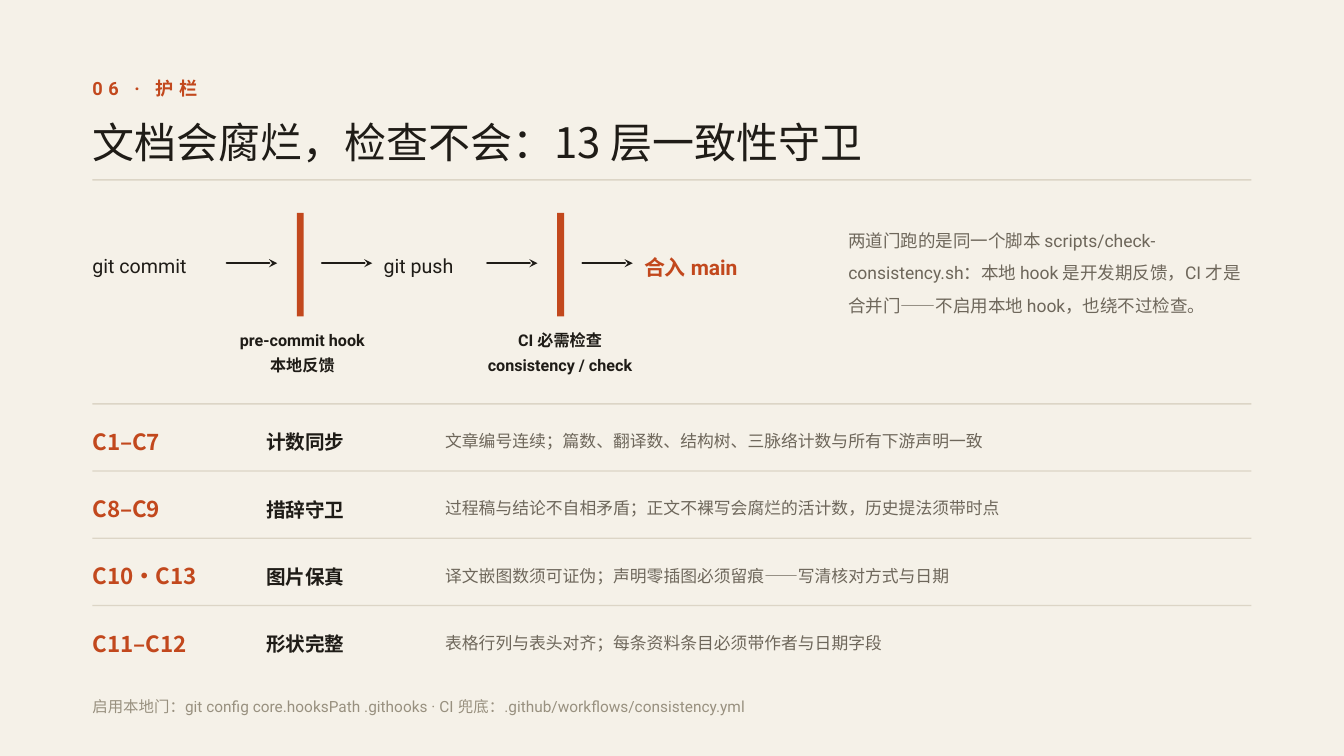
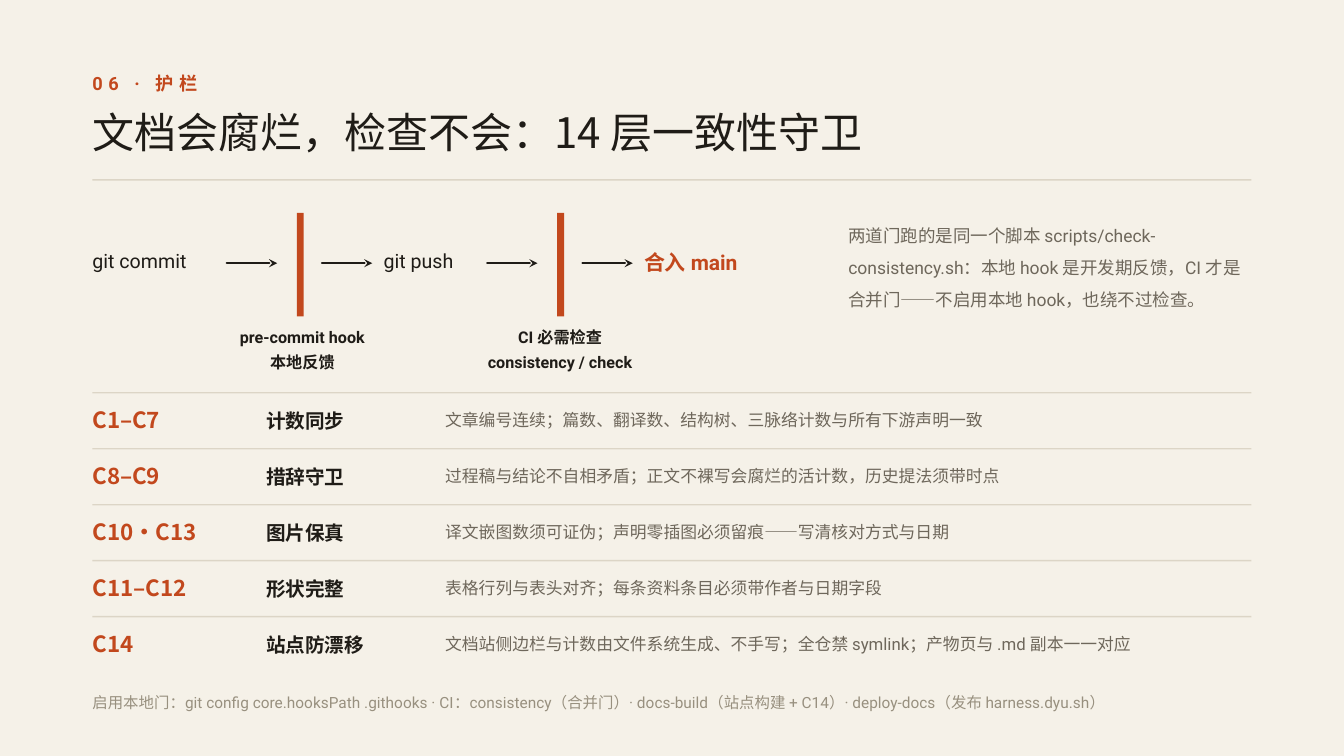
Before and after one commit to deusyu/harness-engineering, a slide deck: slide 7 of works/harness-engineering-intro-deck/deck/deck.pptx. Drawn at 1344x756 pixels with LibreOffice and Linux fonts; fonts in the diff are those of the drawing. Boxes give left, top, right and bottom in pixels: in the first picture for what was removed or moved away, otherwise in the second. Text is boxed around its words. In the diff, an @@ line names an element or a change of style, - is before the commit and + after.

```diff
--- a/works/harness-engineering-intro-deck/deck/deck.pptx
+++ b/works/harness-engineering-intro-deck/deck/deck.pptx
@@ text "06 · 护栏" at (92, 74, 198, 92): line spacing 1.2 to 15.6pt @@
@@ text at (92, 112, 862, 153): text changed @@
-文档会腐烂，检查不会：13 层一致性守卫
+文档会腐烂，检查不会：14 层一致性守卫
@@ text "两道门跑的是同一个脚本 scripts/check-consistency.sh：本地 hook 是开发期反馈，CI 才 ..." at (848, 227, 1241, 308): line spacing 1.55 to 23pt @@
@@ text "合入 main" at (644, 252, 738, 272): line spacing 1.2 to 18pt @@
@@ text "pre-commit hook" at (240, 331, 365, 370): line spacing 1.3 to 18pt @@
@@ text "CI 必需检查" at (488, 329, 632, 372): line spacing 1.3 to 18pt @@
@@ rectangle: place and size @@
-rectangle at (93, 403, 1252, 404)
+rectangle at (93, 392, 1252, 393)
@@ 3 texts: place and size @@
-3 texts at (92, 432, 983, 451)
+3 texts at (92, 411, 983, 430)
@@ rectangle: place and size @@
-rectangle at (93, 471, 1252, 472)
+rectangle at (93, 448, 1252, 449)
@@ 3 texts: place and size @@
-3 texts at (92, 500, 999, 519)
+3 texts at (92, 467, 999, 486)
@@ rectangle: place and size @@
-rectangle at (93, 537, 1252, 538)
+rectangle at (93, 504, 1252, 505)
@@ 3 texts: place and size @@
-3 texts at (92, 567, 949, 586)
+3 texts at (92, 523, 949, 542)
@@ rectangle: place and size @@
-rectangle at (93, 605, 1252, 606)
+rectangle at (93, 561, 1252, 562)
@@ line spacing 1.2 to 19.2pt in 4 elements at (92, 411, 160, 429), (92, 467, 160, 485), (92, 523, 196, 541), (92, 579, 186, 597) @@
@@ line spacing 1.2 to 16.8pt in 6 elements at (92, 254, 186, 272), (384, 253, 454, 272), (266, 411, 344, 430), (266, 467, 344, 486), (266, 523, 344, 542), (266, 579, 344, 598) @@
@@ line spacing 1.2 to 14.4pt in 4 elements at (445, 412, 983, 429), (445, 468, 999, 485), (445, 524, 949, 541), (445, 580, 882, 597) @@
@@ 3 texts: place and size @@
-3 texts at (92, 634, 882, 653)
+3 texts at (92, 579, 882, 598)
@@ rectangle added at (93, 616, 1252, 617), fill #DCD5C6 @@
@@ text added at (92, 635, 133, 653), 16 pt, text #C2481D, bold @@
+C14
@@ text added at (266, 635, 364, 654), 14 pt, text #1F1C17, bold @@
+站点防漂移
@@ text added at (445, 636, 1131, 654), 12 pt, text #6E675B @@
+文档站侧边栏与计数由文件系统生成、不手写；全仓禁 symlink；产物页与 .md 副本一一对应
@@ text at (92, 695, 1105, 711): text changed @@
-启用本地门：git config core.hooksPath .githooks · CI 兜底：.github/workflows/consistency.yml
+启用本地门：git config core.hooksPath .githooks · CI：consistency（合并门）· docs-build（站点构建 + C14）· deploy-docs（发布 harness.dyu.sh）
```
Also in this commit, not shown: 9 other slides changed, 18 other files.
